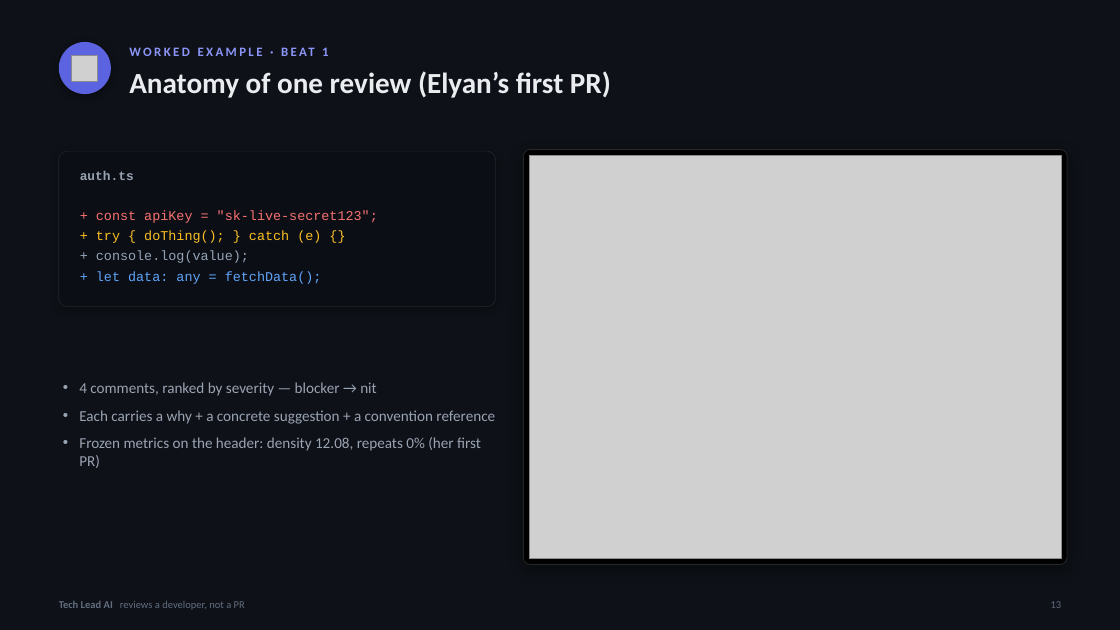
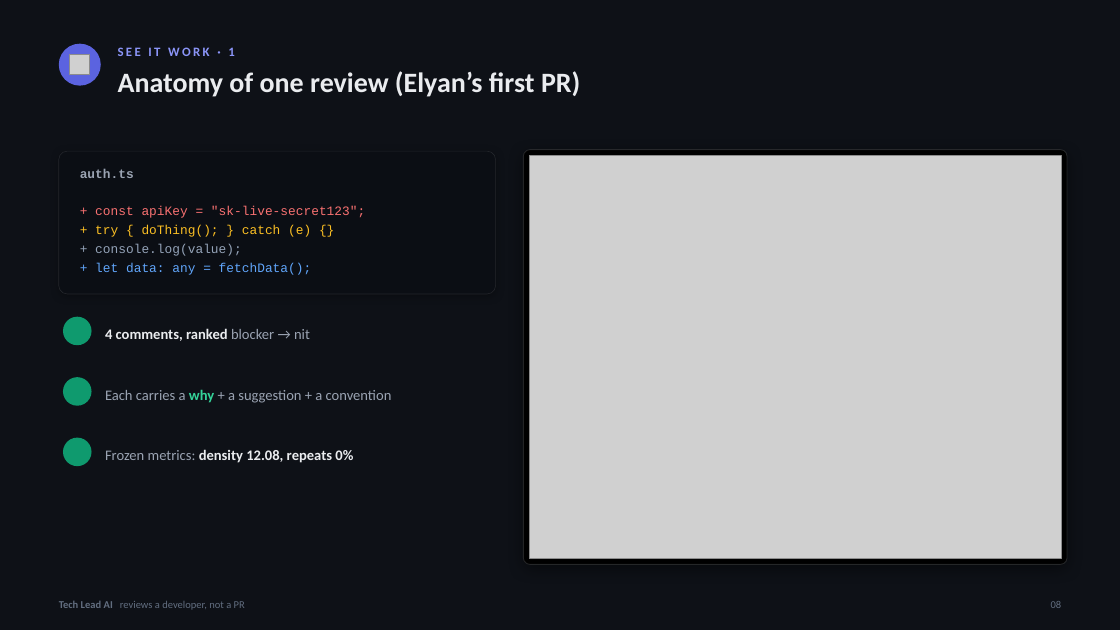
Before and after one commit to TechLead-AI/techlead-ai, a slide deck: slide 8 of TechLead2.pptx (slide 13 before the commit). Drawn at 1120x630 pixels with LibreOffice and Linux fonts; fonts in the diff are those of the drawing; grey boxes stand for pictures; background and template pictures are left out. Boxes give left, top, right and bottom in pixels: in the first picture for what was removed or moved away, otherwise in the second. Text is boxed around its words. In the diff, an @@ line names an element or a change of style, - is before the commit and + after.

```diff
--- a/TechLead2.pptx
+++ b/TechLead2.pptx
@@ ellipse: place and size @@
-ellipse at (59,42,111,94)
+ellipse at (59,44,101,86)
@@ ellipse at (59,44,101,86): shadow off @@
@@ picture: place and size @@
-picture at (71,55,97,82)
+picture at (70,55,90,75)
@@ text at (118,47,234,56): text changed @@
-WORKED EXAMPLE · BEAT 1
+SEE IT WORK · 1
@@ text "Anatomy of one review (Elyan’s ...": place and size @@
-text "Anatomy of one review (Elyan’s ..." at (129,71,611,98)
+text "Anatomy of one review (Elyan’s ..." at (118,71,580,97)
@@ text "Anatomy of one review (Elyan’s ..." at (118,71,580,97): size 25 to 24 pt @@
@@ rounded rectangle: place and size @@
-rounded rectangle at (59,151,496,307)
+rounded rectangle at (59,151,496,294)
@@ rounded rectangle at (59,151,496,294): proportions changed @@
@@ text "+ const apiKey = "sk-live-secret123";" at (95,206,365,275): size 11.5 to 11 pt; line spacing 1.25 to 1.22 @@
@@ ellipse added at (63,317,92,345), fill #0F9A6E @@
@@ text added at (105,328,310,341), 12.5 pt, text #EAECEF, bold @@
+4 comments, ranked blocker → nit
@@ ellipse added at (63,377,92,406), fill #0F9A6E @@
@@ text at (105,389,392,403): text changed; size 13 to 12.5 pt @@
-• 4 comments, ranked by severity — blocker → nit
-• Each carries a why + a concrete suggestion + a convention reference
-• Frozen metrics on the header: density 12.08, repeats 0% (her first PR)
+Each carries a why + a suggestion + a convention
@@ ellipse added at (63,438,92,466), fill #0F9A6E @@
@@ text added at (105,449,353,463), 12.5 pt, text #EAECEF, bold @@
+Frozen metrics: density 12.08, repeats 0%
@@ text at (1051,601,1062,608): text changed @@
-13
+08
```
Also in this commit, not shown: 17 other slides changed, 2 slides added, 3 slides removed.
